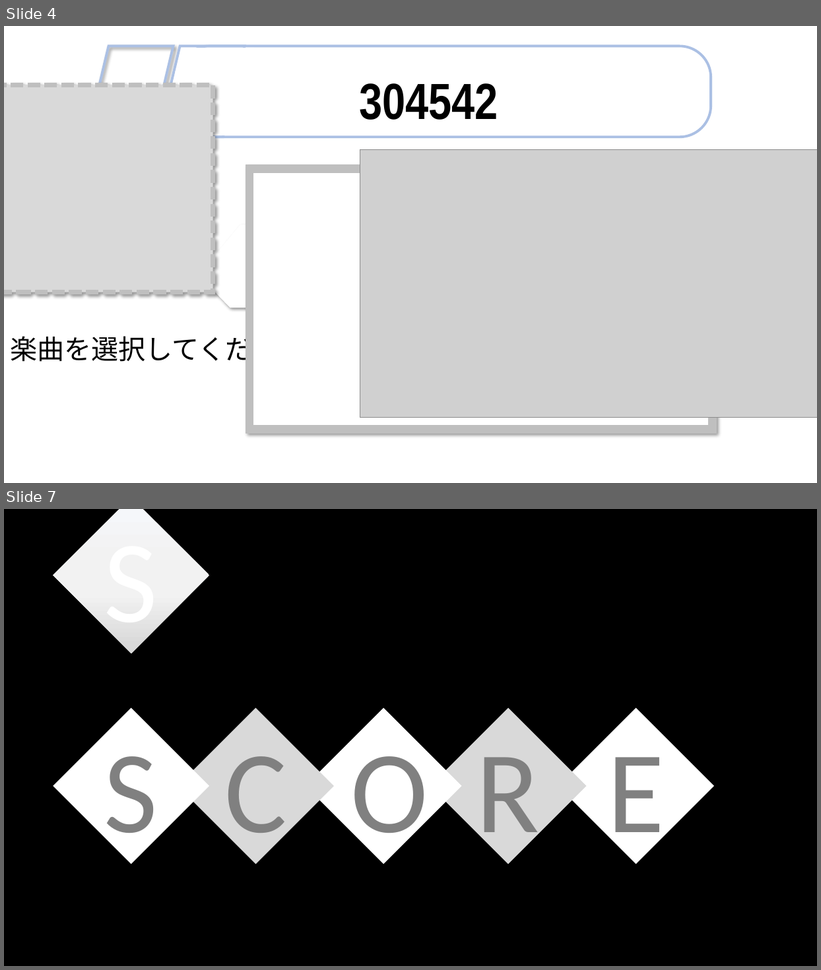
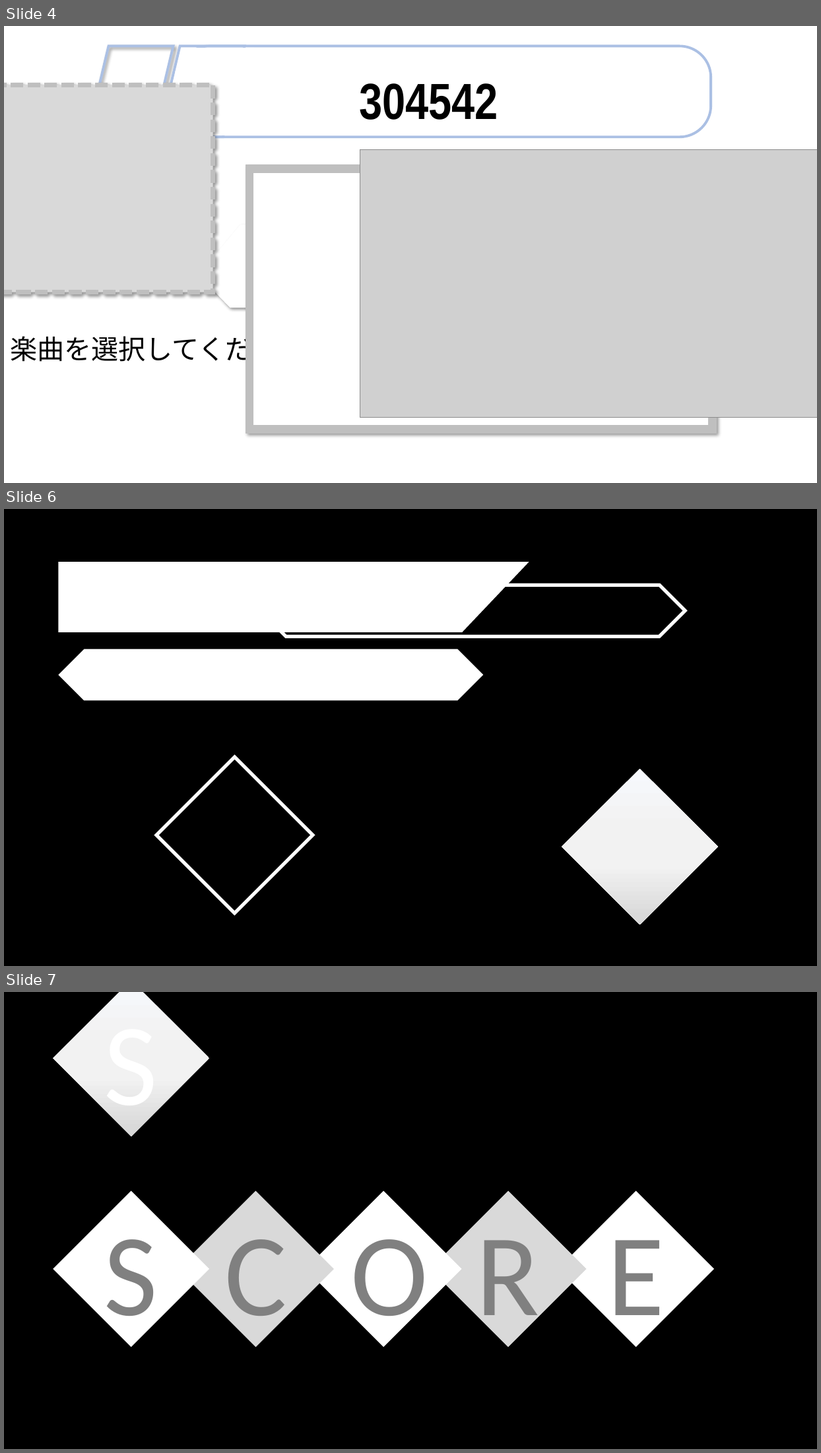
Before and after one commit to YuukiReiya/RhythmGame, a slide deck: resource.pptx. Shown one above the other, each under a label of ours: slides 4 and 7 before the commit, slides 4, 6 and 7 after it; the slides between them are not shown. The pictures are 821x970 and 821x1453 pixels, drawn with LibreOffice and Linux fonts; fonts in the diff are those of the drawing; grey boxes stand for pictures. Boxes give left, top, right and bottom in pixels: in the first picture for what was removed or moved away, otherwise in the second. Text is boxed around its words. In the diff, an @@ line names an element or a change of style, - is before the commit and + after.

```diff
--- a/resource.pptx
+++ b/resource.pptx
@@ slide 6 added at (x1=4, y1=509, x2=817, y2=966), background #000000 @@
@@ rectangle added at (x1=58, y1=562, x2=462, y2=633), fill #FFFFFF @@
@@ right triangle added at (x1=462, y1=562, x2=529, y2=633), fill #FFFFFF @@
@@ snip diag rect added at (x1=260, y1=586, x2=685, y2=636), outline #FFFFFF 4 pt @@
@@ snip diag rect added at (x1=58, y1=650, x2=483, y2=700), fill #FFFFFF @@
@@ snip diag rect added at (x1=156, y1=757, x2=313, y2=914), outline #FFFFFF 4 pt @@
@@ snip diag rect added at (x1=562, y1=769, x2=718, y2=925), fill gradient #F6F8FC to #F2F2F2 to #D9D9D9 @@
```
Also in this commit, not shown: 1 slide changed, 1 other slide added, 1 slide removed.
